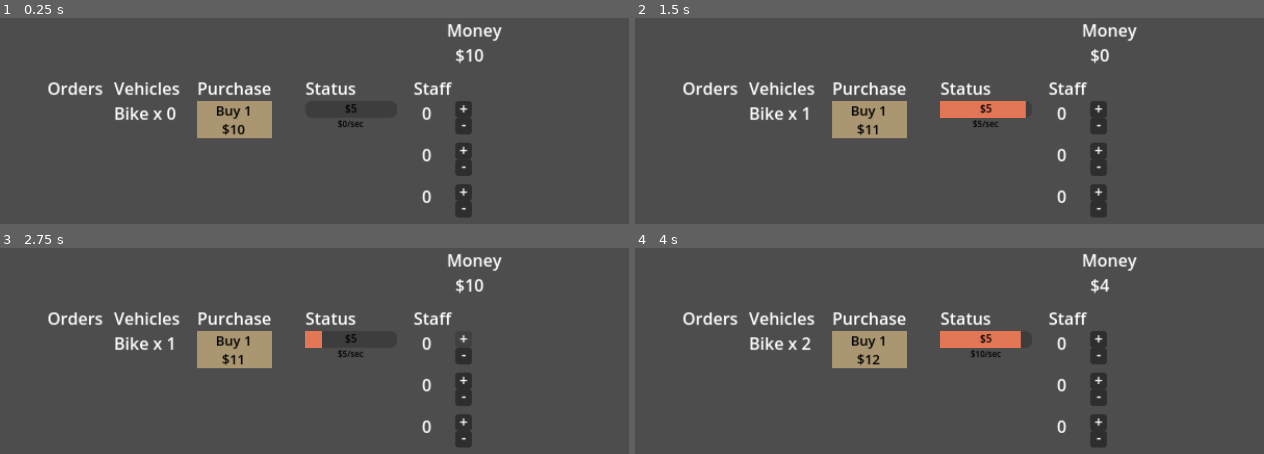
Above: before the commit, frames 1-4 (two rows, left to right).
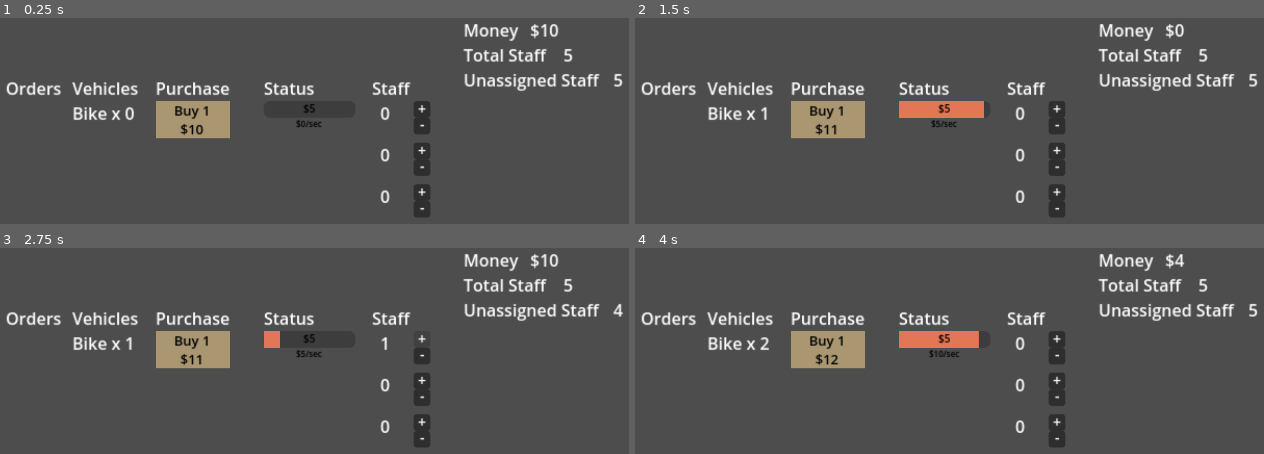
Above: after the commit, the same moments.

Repository: ethan-berkowitz/logistics
Game: Godot game, scene res://scenes/game.tscn
Two runs of this game, one before a commit and one after it. Both use one fixed random seed, a clock stepped at 60 frames per second and the inputs below.
Inputs:
- Up to frame 1 (0.25 s): no input
- Up to frame 2 (1.5 s): click "Buy 1 $10" at 0.5 s; click "Buy 1 $11" at 1.25 s
- Up to frame 3 (2.75 s): click "+" at 2 s
- Up to frame 4 (4 s): click "-" at 2.75 s; click "Buy 1 $11" at 3.5 s

The runs differ from the first frame. In frame 1, 10% of the frame differs, in the area x 0-100%, y 2-97%; in frame 2, 11%; in frame 3, 10%; in frame 4, 11%.

Commit message:
vehicles can now be assigned staff

Diff:
--- a/scenes/game.tscn
+++ b/scenes/game.tscn
@@ -16,51 +16,68 @@
 [node name="Labels" type="Node2D" parent="Main"]
 
 [node name="OrdersHeader" parent="Main/Labels" instance=ExtResource("2_ojbq5")]
-offset_left = -200.0
+offset_left = -240.0
 offset_top = -136.0
-offset_right = -146.0
+offset_right = -186.0
 offset_bottom = -110.0
 text = "Orders"
 
 [node name="VehicleHeader" parent="Main/Labels" instance=ExtResource("2_ojbq5")]
-offset_left = -136.0
+offset_left = -176.0
 offset_top = -136.0
-offset_right = -72.0
+offset_right = -112.0
 offset_bottom = -110.0
 text = "Vehicles
 "
 
 [node name="PurchaseHeader" parent="Main/Labels" instance=ExtResource("2_ojbq5")]
-offset_left = -56.0
+offset_left = -96.0
 offset_top = -136.0
-offset_right = 16.0
+offset_right = -24.0
 offset_bottom = -110.0
 text = "Purchase
 "
 
 [node name="StatusHeader" parent="Main/Labels" instance=ExtResource("2_ojbq5")]
-offset_left = 48.0
+offset_left = 8.0
 offset_top = -136.0
-offset_right = 97.0
+offset_right = 57.0
 offset_bottom = -110.0
 text = "Status"
 
 [node name="StaffHeader" parent="Main/Labels" instance=ExtResource("2_ojbq5")]
-offset_left = 152.0
+offset_left = 112.0
 offset_top = -136.0
-offset_right = 192.0
+offset_right = 152.0
 offset_bottom = -110.0
 text = "Staff"
 
 [node name="MoneyHeader" parent="Main/Labels" instance=ExtResource("2_ojbq5")]
-offset_left = 184.0
+offset_left = 200.0
 offset_top = -192.0
-offset_right = 224.0
-offset_bottom = -169.0
+offset_right = 253.0
+offset_bottom = -166.0
 text = "Money
 "
 
+[node name="TotalStaffHeader" parent="Main/Labels" instance=ExtResource("2_ojbq5")]
+offset_left = 200.0
+offset_top = -168.0
+offset_right = 253.0
+offset_bottom = -142.0
+text = "Total Staff
+"
+
+[node name="UnassignedStaffHeader" parent="Main/Labels" instance=ExtResource("2_ojbq5")]
+offset_left = 200.0
+offset_top = -144.0
+offset_right = 330.0
+offset_bottom = -118.0
+text = "Unassigned Staff
+"
+
 [node name="Buttons" type="Node2D" parent="Main"]
+position = Vector2(-40, 0)
 
 [node name="BikePurchase" parent="Main/Buttons" instance=ExtResource("3_kbxrh")]
 offset_left = -56.0
@@ -81,6 +98,7 @@
 offset_bottom = -2.73
 
 [node name="VehicleLabels" type="Node2D" parent="Main"]
+position = Vector2(-40, 0)
 
 [node name="BikeLabel" parent="Main/VehicleLabels" instance=ExtResource("4_csleg")]
 offset_left = -136.0
@@ -104,34 +122,37 @@
 text = "Truck x 0"
 
 [node name="OtherLabels" type="Node2D" parent="Main"]
+position = Vector2(-40, 0)
 
 [node name="MoneyLabel" parent="Main/OtherLabels" instance=ExtResource("5_3bjag")]
-offset_left = 192.0
-offset_top = -168.0
-offset_right = 232.0
-offset_bottom = -145.0
+offset_left = 304.0
+offset_top = -192.0
+offset_right = 344.0
+offset_bottom = -166.0
+text = "10"
 
 [node name="Status" type="Node" parent="Main"]
 
 [node name="BikeStatusBar" parent="Main/Status" instance=ExtResource("6_nh13f")]
-offset_left = 48.0
+offset_left = 8.0
 offset_top = -112.0
-offset_right = -135.872
+offset_right = -175.872
 offset_bottom = -159.504
 
 [node name="VanStatusBar" parent="Main/Status" instance=ExtResource("6_nh13f")]
-offset_left = 48.0
+offset_left = 8.0
 offset_top = -72.0
-offset_right = -135.872
+offset_right = -175.872
 offset_bottom = -119.504
 
 [node name="TruckStatusBar" parent="Main/Status" instance=ExtResource("6_nh13f")]
-offset_left = 48.0
+offset_left = 8.0
 offset_top = -32.0
-offset_right = -135.872
+offset_right = -175.872
 offset_bottom = -79.504
 
 [node name="Staff" type="Node2D" parent="Main"]
+position = Vector2(-40, 0)
 
 [node name="BikeStaff" parent="Main/Staff" instance=ExtResource("7_67hdm")]
 offset_left = 192.0
@@ -151,5 +172,19 @@
 offset_right = 232.0
 offset_bottom = 8.0
 
+[node name="UnassignedStaff" parent="Main/Staff" instance=ExtResource("5_3bjag")]
+offset_left = 384.0
+offset_top = -144.0
+offset_right = 541.0
+offset_bottom = -118.0
+text = "5"
+
+[node name="TotalStaff" parent="Main/Staff" instance=ExtResource("5_3bjag")]
+offset_left = 336.0
+offset_top = -168.0
+offset_right = 438.0
+offset_bottom = -142.0
+text = "5"
+
 [node name="Camera2D" type="Camera2D" parent="."]
 zoom = Vector2(3, 3)
--- a/scripts/main.gd
+++ b/scripts/main.gd
@@ -1,6 +1,8 @@
 extends Node2D
 
 @onready var money_label: Label = $OtherLabels/MoneyLabel
+@onready var unassigned_staff_label: Label = $Staff/UnassignedStaff
+@onready var total_staff_label: Label = $Staff/TotalStaff
 
 @onready var bike_label: Label = $VehicleLabels/BikeLabel
 @onready var bike_purchase: Button = $Buttons/BikePurchase
@@ -24,7 +26,8 @@
 var van: Vehicle
 var truck: Vehicle
 var all_vehicles: Array[Vehicle]
-var staff := 5
+var unassigned_staff := 5
+var total_staff := 5
 
 func _ready():
 
@@ -45,9 +48,8 @@
 
 	connect_all_vehicle_buttons()
 	update_money(0)
-	update_all_vehicle_text()
+	update_all_vehicle_purchase_text()
 	update_all_value_labels()
-
 
 func connect_all_vehicle_buttons():
 	for vehicle in all_vehicles:
@@ -56,8 +58,11 @@
 		vehicle.staff_control.unary_operators.decrement.pressed.connect(vehicle_staff_pressed.bind(vehicle, -1))
 
 func vehicle_staff_pressed(vehicle: Vehicle, value: int):
-	vehicle.staff += value
-	print(str(vehicle.type) + " staff = " + str(vehicle.staff))
+	if (value > 0 and unassigned_staff > 0) or (value < 0 and vehicle.staff > 0):
+		vehicle.staff += value
+		unassigned_staff -= value
+		update_staff_text()
+		update_all_vehicle_staff_text()
 
 func _process(delta):
 	update_all_vehicle_status(delta)
@@ -72,9 +77,17 @@
 	money += change
 	money_label.text = "$" + str(money)
 
-func update_all_vehicle_text():
+func update_staff_text():
+	total_staff_label.text = str(total_staff)
+	unassigned_staff_label.text = str(unassigned_staff)
+
+func update_all_vehicle_purchase_text():
 	for vehicle in all_vehicles:
-		vehicle.update_text(buy_mult)
+		vehicle.update_purchase_text(buy_mult)
+
+func update_all_vehicle_staff_text():
+	for vehicle in all_vehicles:
+		vehicle.update_staff_text()
 
 func update_all_value_labels():
 	for vehicle in all_vehicles:
--- a/scripts/vehicle.gd
+++ b/scripts/vehicle.gd
@@ -42,11 +42,14 @@
 	var new = fp * 1.135
 	price = int(new)
 	amount += buy_mult
-	update_text(buy_mult)
+	update_purchase_text(buy_mult)
 
-func update_text(buy_mult: int):
+func update_purchase_text(buy_mult: int):
 	label.text = str(type) + " x " + str(amount)
 	purchase_button.text = "Buy " + str(buy_mult) + "\n$" + str(price)
+
+func update_staff_text():
+	staff_control.staff_amount_label.text = str(staff)
 
 func update_value_label():
 	status_bar.update_value_label("$" + str(value))
